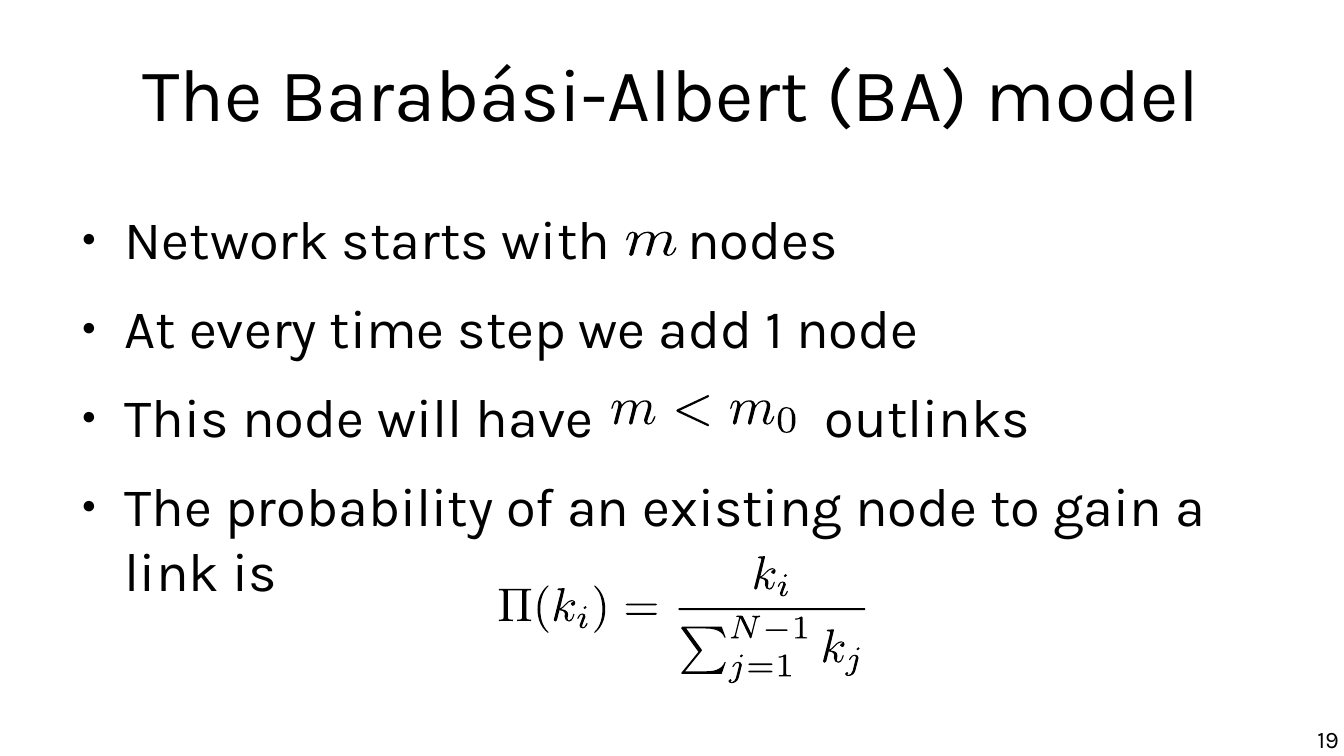
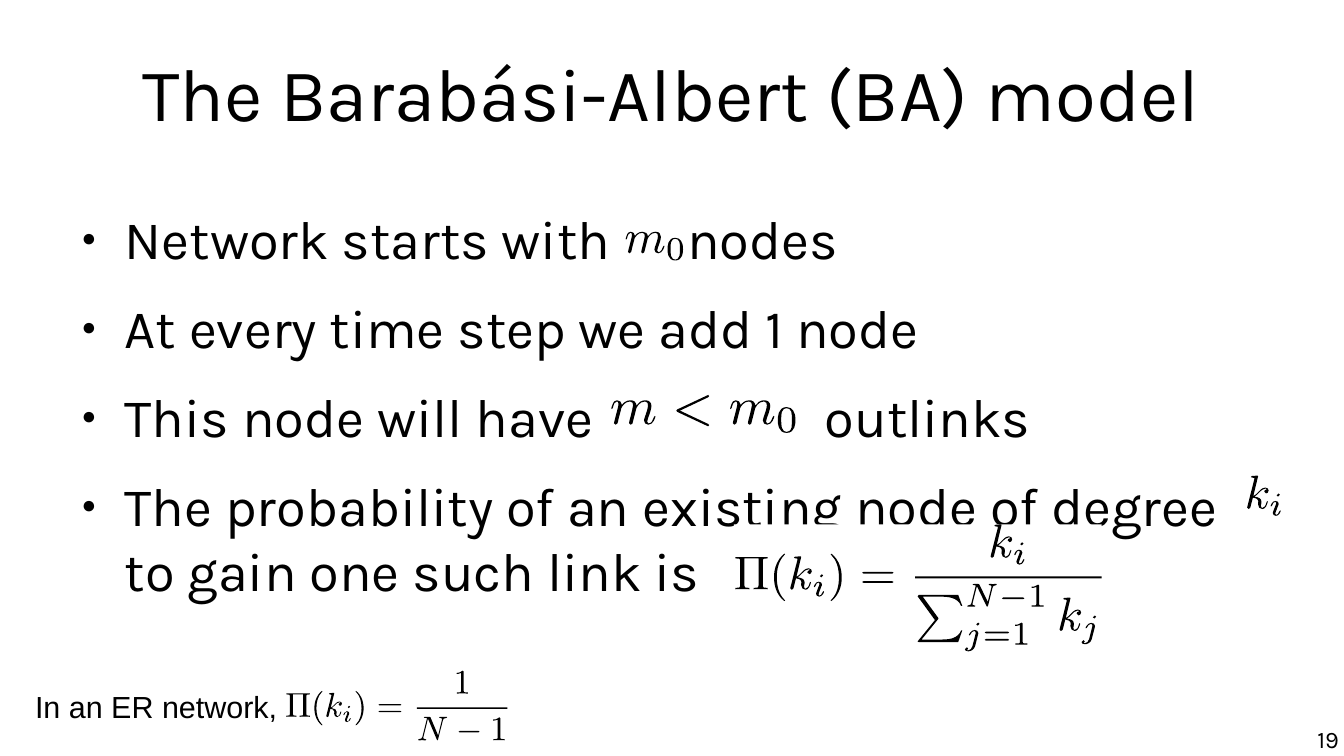
Before and after one commit to chatox/networks-science-course, a slide deck: slide 19 of theory/tt05_preferential_attachment.odp. Drawn at 1344x756 pixels with LibreOffice and Linux fonts; fonts in the diff are those of the drawing. Boxes give left, top, right and bottom in pixels: in the first picture for what was removed or moved away, otherwise in the second. Text is boxed around its words. In the diff, an @@ line names an element or a change of style, - is before the commit and + after.

```diff
--- a/theory/tt05_preferential_attachment.odp
+++ b/theory/tt05_preferential_attachment.odp
@@ freeform shape: place and size @@
-freeform shape at bbox=[626, 232, 676, 256]
+freeform shape at bbox=[626, 232, 665, 254]
@@ freeform shape added at bbox=[667, 238, 683, 261], fill #000000 @@
@@ freeform shape added at bbox=[1245, 476, 1283, 516], fill #FFFFFF @@
@@ freeform shape added at bbox=[1248, 476, 1270, 509], fill #000000 @@
@@ text at bbox=[125, 488, 1217, 605]: text changed @@
-● The probability of an existing node to gain a link is
+● The probability of an existing node of degree to gain one such link is
@@ freeform shape added at bbox=[1271, 494, 1281, 516], fill #000000 @@
@@ freeform shape added at bbox=[990, 524, 1012, 557], fill #000000 @@
@@ freeform shape: place and size @@
-freeform shape at bbox=[731, 616, 760, 639]
+freeform shape at bbox=[735, 557, 768, 589]
@@ freeform shape: place and size @@
-freeform shape at bbox=[594, 585, 605, 633]
+freeform shape at bbox=[774, 554, 785, 601]
@@ freeform shape: place and size @@
-freeform shape at bbox=[754, 556, 776, 589]
+freeform shape at bbox=[790, 556, 812, 589]
@@ freeform shape: place and size @@
-freeform shape at bbox=[823, 629, 845, 662]
+freeform shape at bbox=[831, 554, 842, 601]
@@ freeform shape added at bbox=[1015, 543, 1024, 565], fill #000000 @@
@@ freeform shape: place and size @@
-freeform shape at bbox=[778, 574, 788, 596]
+freeform shape at bbox=[813, 574, 823, 596]
@@ freeform shape added at bbox=[967, 584, 996, 607], fill #000000 @@
@@ freeform shape: place and size @@
-freeform shape at bbox=[778, 655, 790, 677]
+freeform shape at bbox=[1032, 584, 1044, 606]
@@ freeform shape: place and size @@
-freeform shape at bbox=[554, 588, 576, 621]
+freeform shape at bbox=[1060, 598, 1082, 631]
@@ freeform shape: place and size @@
-freeform shape at bbox=[845, 648, 860, 677]
+freeform shape at bbox=[965, 623, 979, 652]
@@ freeform shape: place and size @@
-freeform shape at bbox=[795, 616, 807, 638]
+freeform shape at bbox=[1015, 623, 1027, 645]
@@ freeform shape: place and size @@
-freeform shape at bbox=[728, 655, 743, 684]
+freeform shape at bbox=[1082, 616, 1096, 645]
@@ 6 freeform shapes: place and size @@
-6 freeform shapes at bbox=[498, 556, 866, 683]
+6 freeform shapes at bbox=[734, 524, 1103, 651]
@@ freeform shape: place and size @@
-freeform shape at bbox=[577, 606, 587, 628]
+freeform shape at bbox=[456, 671, 467, 694]
@@ text added at bbox=[35, 696, 277, 722], 18 pt, text #000000 @@
+In an ER network,
@@ freeform shape: place and size @@
-freeform shape at bbox=[499, 589, 532, 621]
+freeform shape at bbox=[418, 717, 448, 740]
@@ freeform shape: place and size @@
-freeform shape at bbox=[538, 585, 549, 633]
+freeform shape at bbox=[493, 717, 504, 740]
@@ group added at bbox=[285, 672, 507, 744]: 9 freeform shapes @@
```
Also in this commit, not shown: 19 other slides changed, 1 other file.
